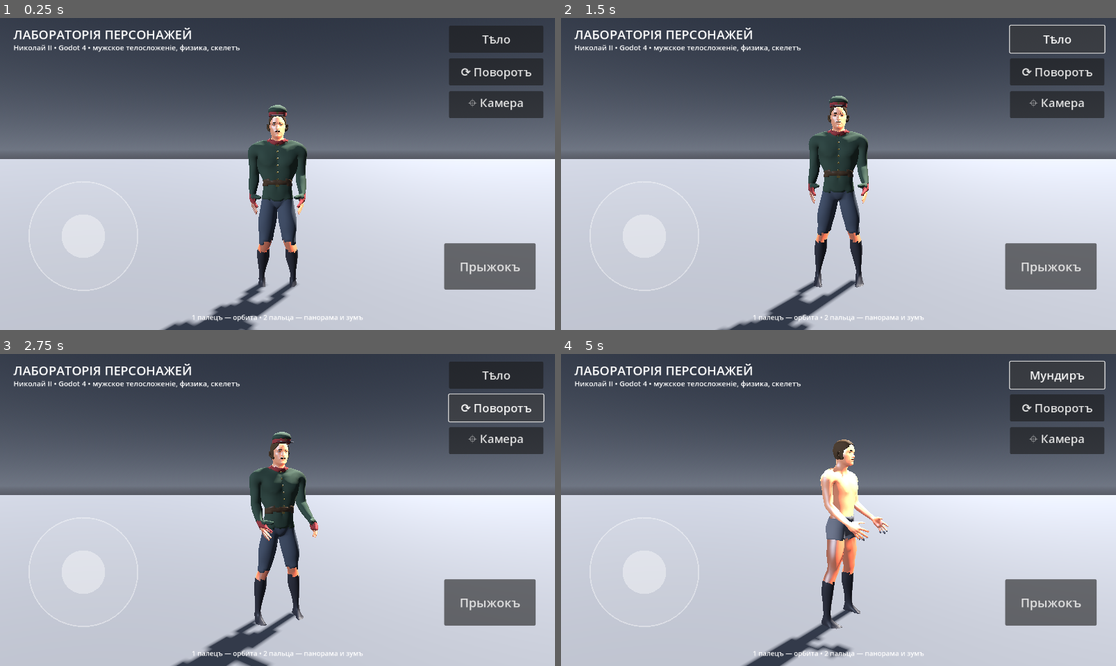
Above: before the commit, frames 1-4 (two rows, left to right).
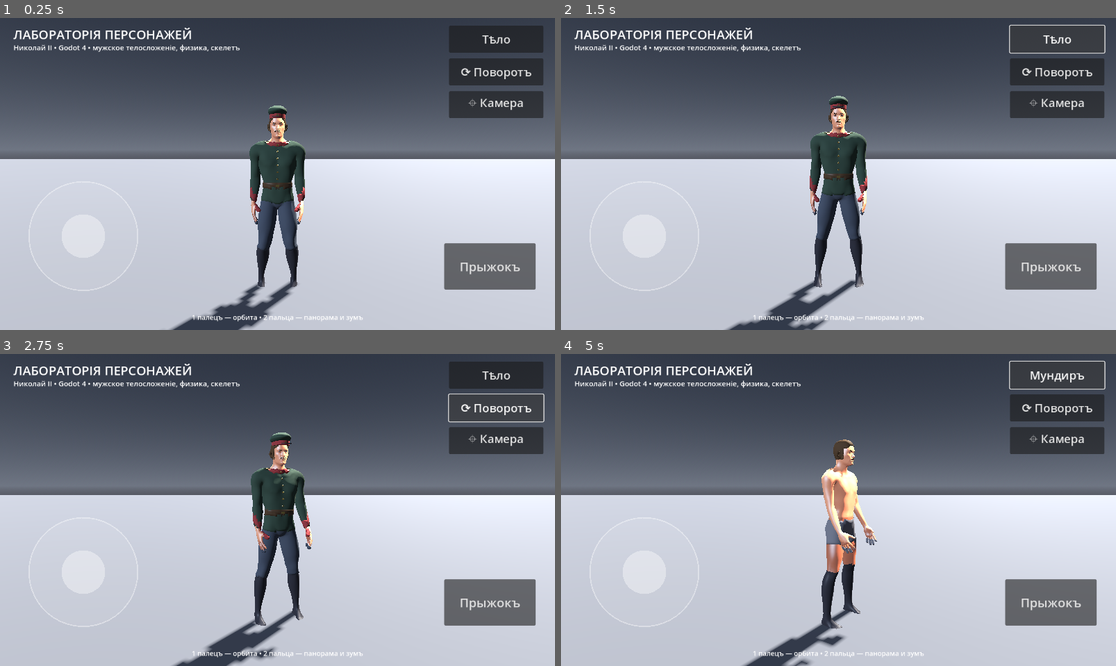
Above: after the commit, the same moments.

Repository: B760m670/mmorpg3dnew
Game: Godot game, scene res://scenes/lab.tscn
The game is run twice, just before and just after one commit, with the same random seed, the same clock (stepped at 60 frames per second) and the same inputs.
Inputs:
- Up to frame 1 (0.25 s): no input
- Up to frame 2 (1.5 s): click "Тѣло" at 0.5 s; click "Мундиръ" at 1.25 s
- Up to frame 3 (2.75 s): click "⟳ Поворотъ" at 2 s
- Up to frame 4 (5 s): click "⌖ Камера" at 2.75 s; click "Прыжокъ" at 3.5 s; click "Тѣло" at 4.25 s

The runs differ from the first frame. In frame 1, 1.4% of the frame differs, in the area x 29-56%, y 27-100%; in frame 2, 1.1%; in frame 3, 1.3%; in frame 4, 2.1%, in the area x 39-60%, y 27-100%.

Commit message:
Персонаж v4: найден и исправлен корень смещений одежды + фуражка/кисти/лицо
КОРНЕВАЯ ПРИЧИНА (объясняет обшлага на кистях, «короткие» рукава, смещения):
фильтры кроя одежды читали сырые координаты базовой сетки БЕЗ морфов
(shape keys MakeHuman меняют форму поверх). Теперь все фильтры работают по
слепку окончательных (evaluated) координат.

- Фуражка сидит на голове: околыш по обмеру черепа на линии волос, тулья
  на околыше, козырёк небольшой, задняя кромка под околышем
- Кисти: пальцы вместе (hands/fingers-distance-decr), рукав до запястья,
  обшлаг на запястье внахлёст с рукавом
- Лицо по фото молодого Николая: узкая голова, впалые щёки; стройное тело
  (муск. 0.5, вес 0.46, vshape 0.45) вместо «культуриста»
- Локоть: калибровка позы покоя (предплечье вертикально, диапазон анатомический)
- Сапоги внахлёст с брюками (нет полосы кожи на колене)
- Шейдер кожи: «просвечивание» только узкой полосой у терминатора —
  убрана красная заливка тонких мест (пальцы, уши)
- Проверено в локальном Godot с 3 ракурсов (спереди/сбоку/лицо) до пуша

Co-Authored-By: Claude Fable 5 <noreply@anthropic.com>
Claude-Session: https://claude.ai/code/session_011pJt8xA6v8KEwtPnSYGg9D

Diff:
--- a/game/shaders/skin.gdshader
+++ b/game/shaders/skin.gdshader
@@ -22,9 +22,10 @@
 	// wrap-освещение: смягчает терминатор, свет проникает «под кожу»
 	float wrap = clamp((ndl + sss_strength) / (1.0 + sss_strength), 0.0, 1.0);
 	vec3 diff = ALBEDO * LIGHT_COLOR * ATTENUATION * wrap;
-	// тёплое просвечивание у края света (имитация рассеяния в тканях)
-	float rim = clamp(1.0 - abs(ndl), 0.0, 1.0);
-	vec3 sss = sss_tint * rim * sss_strength * ALBEDO * LIGHT_COLOR * ATTENUATION;
+	// тёплое просвечивание строго у терминатора освещённой стороны —
+	// мягкая узкая полоса, без заливки тонких мест (пальцы, уши) красным
+	float term = smoothstep(0.35, 0.0, abs(ndl)) * step(0.0, ndl + 0.15);
+	vec3 sss = sss_tint * term * (sss_strength * 0.35) * ALBEDO * LIGHT_COLOR * ATTENUATION;
 	DIFFUSE_LIGHT += diff + sss;
 	// мягкий кожный блик (Blinn-Phong), иначе при своём light() specular пропадает
 	vec3 half_v = normalize(VIEW + LIGHT);
Binary file changed: game/characters/nicholas/body.glb
Binary file changed: game/characters/nicholas/body_nicholas_skin.png
Not shown, changed: game/characters/nicholas/body_nicholas_skin.png.import
Binary file changed: game/characters/nicholas/uniform.glb
Binary file changed: game/characters/nicholas/uniform_nicholas_skin.png
Not shown, changed: game/characters/nicholas/uniform_nicholas_skin.png.import
